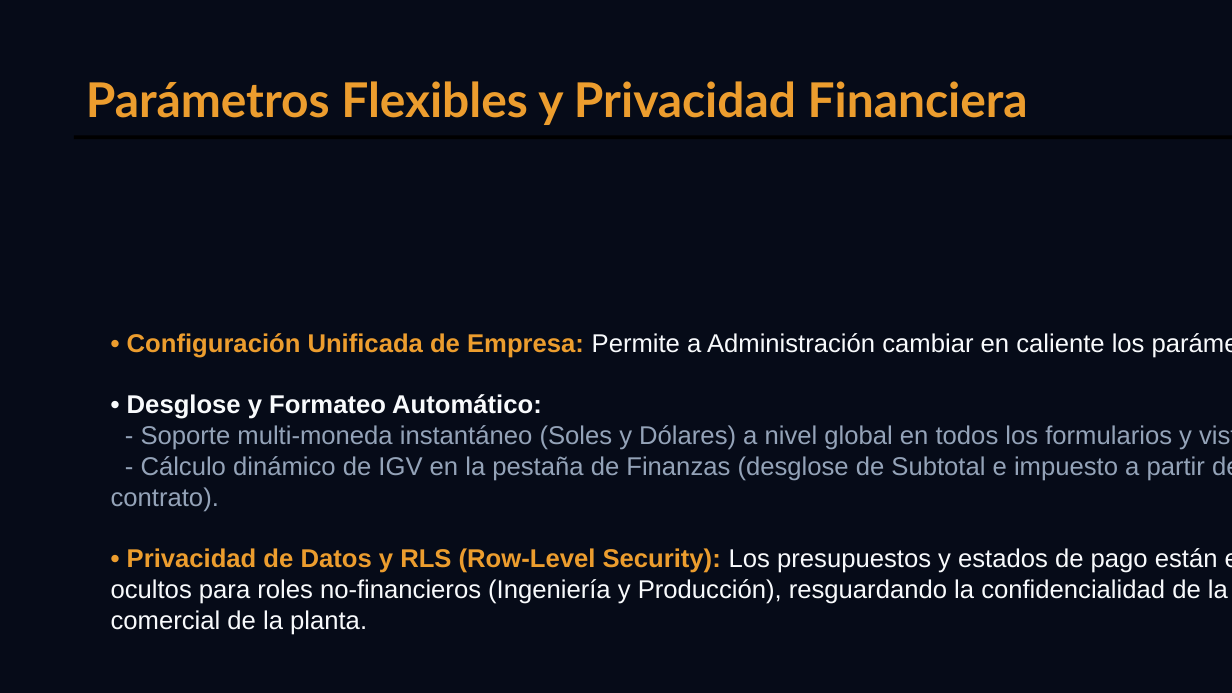
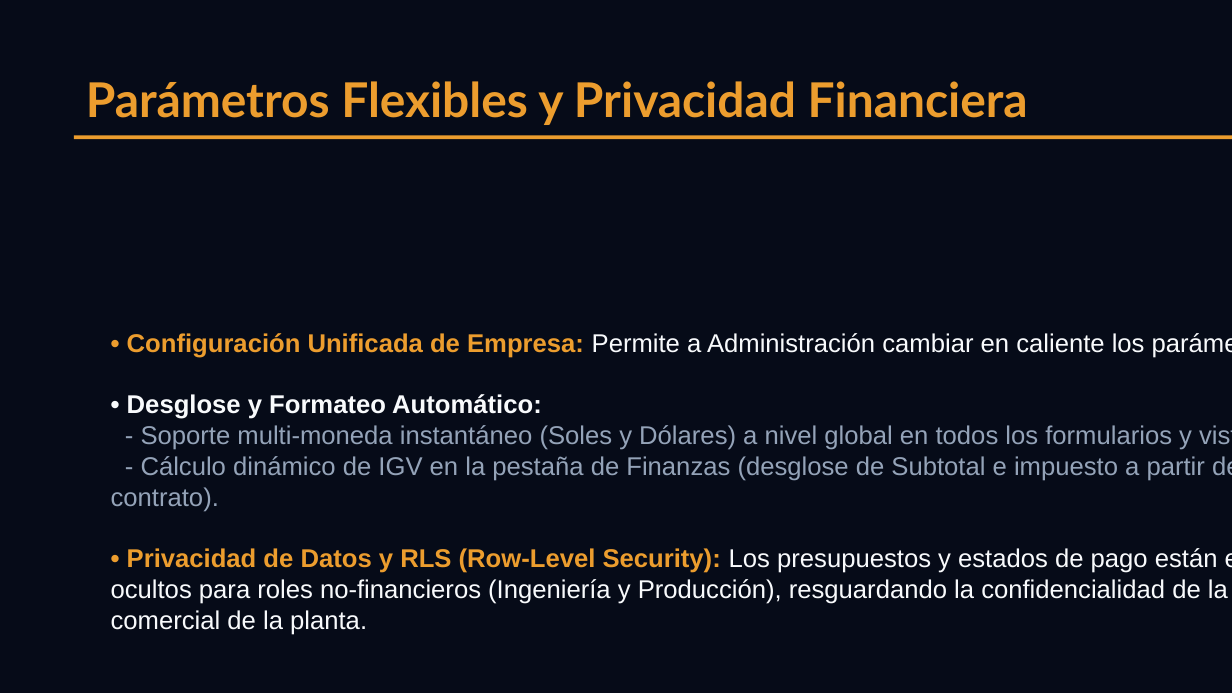
Before and after one commit to mirkovedia/bbti-erp, a slide deck: slide 7 of Pitch_BBTI_ERP.pptx. Drawn at 1232x693 pixels with LibreOffice and Linux fonts; fonts in the diff are those of the drawing. Boxes give left, top, right and bottom in pixels: in the first picture for what was removed or moved away, otherwise in the second. Text is boxed around its words. In the diff, an @@ line names an element or a change of style, - is before the commit and + after.

```diff
--- a/Pitch_BBTI_ERP.pptx
+++ b/Pitch_BBTI_ERP.pptx
@@ rectangle at (74, 136, 1232, 139): fill #000000 to #EC9D2E @@
```
Also in this commit, not shown: 6 other slides changed, 6 slides added, 1 other file.
